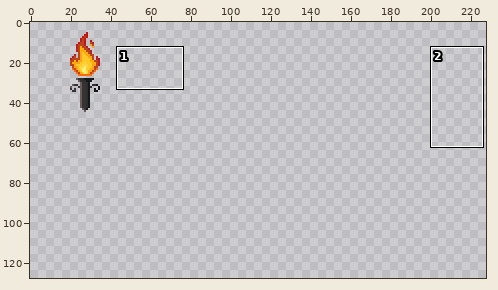
Edited in one commit: pixel-art file (lead/sprites/suelo/Sprite-decoraciones.aseprite). Above: a wide view before the commit, with the close-up outlined.
Close-up. The starting point:
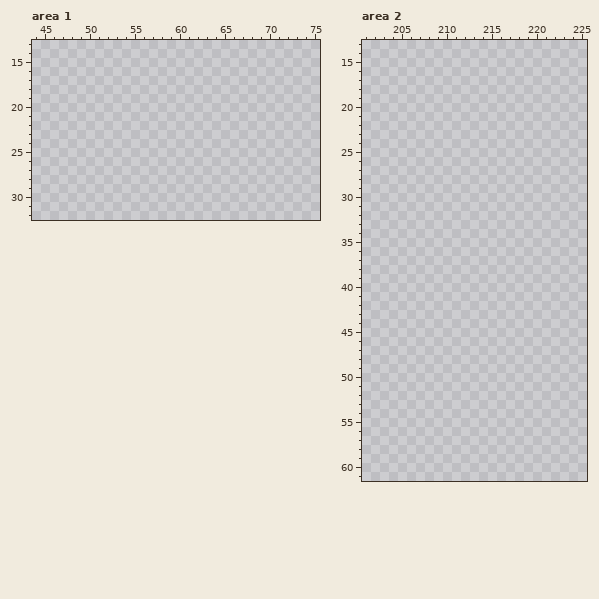
256x144 pixels, 1 frame. Colours within 5 levels of each other are drawn and written as one. Shown: area 1: x 44..75, y 13..32; area 2: x 201..225, y 13..61. The wide view leaves out empty margins. The commit also changed other parts of the picture, which this record leaves out.
After the commit:
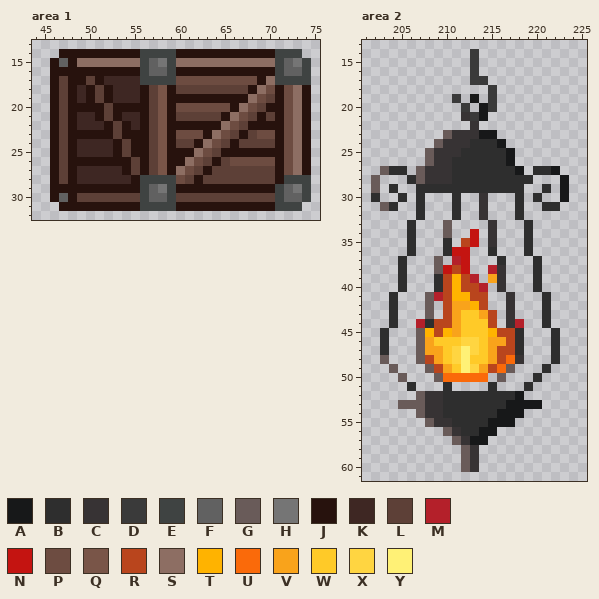
Palette (. is transparent): A #171819  B #2e2e2e  C #373334  D #3a3a3a  E #3f4342  F #616161  G #695b59  H #757575  J #27120d  K #3e2723  L #5d4037  M #b4202a  N #c41411  P #6d4c41  Q #795548  R #b9451d  S #8d6e63  T #ffb300  U #fa6a0a  V #f9a31b  W #ffca28  X #ffd541  Y #fff176
Difference:
layer "caja" added
layer "linterna 1" added
layer "linterna 2" added
Changed rows in their new state; - is an unchanged pixel.
Area 1, layer "caja":
first column x 46:
14 -JJJJJJJJJEEEEJJJJJJJJJJJEEE-
15 JFJSSSSSSSEFHESSSSSSSSSSSEFHE
16 JJJJJJJJJJEFFEJJJJJJJJJJJEFFE
17 JLJJLJKKKKEEEEPPPPPPPPPJSEEEE
18 JLJKJLJKKKJLQJLLLLLLLLJSPJPSJ
19 JLJKJLJKKKJLQJJJJJJJJJSPLJPSJ
20 JLJJJJLJJJJLQJPPPPPPJSPLJJPSJ
21 JLJKKJLJKKJLQJLLLLLJSPLJLJPSJ
22 JLJKKKJLJKJLQJJJJJJSPLJJJJPSJ
23 JLJJJJJLJJJLQJPPPJSPLJLPPJPSJ
24 JLJKKKKJLJJLQJLLJSPLJLLLLJPSJ
25 JLJKKKKJLJJLQJJJSPLJJJJJJJPSJ
26 JLJJJJJJJLJLQJJSPLJLPPPPPJPSJ
27 JLJKKKKKJLJLQJSPLJLLLLLLLJPSJ
28 JLJKKKKKKJEEEEPLJLLLLLLLLJEEE
29 JJJJJJJJJJEFHEJJJJJJJJJJJEFHE
30 JFJLLLLLLLEFFELLLLLLLLLLLEFFE
31 -JJJJJJJJJEEEEJJJJJJJJJJJEEE-
Area 2, layers "linterna 2", "linterna 1":
first column x 202:
14 -----------D----------
15 -----------D----------
16 -----------D----------
17 -----------DD---------
18 -------------D--------
19 ---------D-A-D--------
20 ----------D-AD--------
21 ----------CDA---------
22 -----------C----------
23 --------GCCCAA--------
24 -------GCCCBBBA-------
25 ------GCCCBBBBBA------
26 ------GCCBBBBBBA------
27 -GBB-GCCCBBBBBBBA-BBA-
28 G---BGCCCBBBBBBBBB---A
29 G-B--BBBBBBBBBBBB--B-A
30 B--B-B---B--C---B-B--A
31 -GB--B---B--C---B--BB-
32 -----B---B--C---B-----
33 ----B---G----C---B----
34 ----B---G--N-C---B----
35 ----B---B-RN-C---B----
36 ----B---BNN--B---B----
37 ---B---G-MN---B---B---
38 ---B---GNRN--MC---B---
39 ---B---BRTRM-VC---B---
40 ---B---BRTRRM-C---B---
41 --B---GMRTTRR--C---B--
42 --B---G-RVVTR--C---B--
43 --B---G-RVWWVR-C---B--
44 --B--MBRRVWWWR-CM--B--
45 -B---GTRTVWWWTRRB---B-
46 -B---GVWWWXXWVVRB---B-
47 -B---GVVWXYXWVRRB---B-
48 -G---GRVWXYWWVRUC---B-
49 --G---GRVWYXVRUG---B--
50 ---G---GUUUUU-G---B---
51 ----B---B----B---B----
52 -----GCCBBBBBBBBA-----
53 ---GGGCCBBBBBBBAAAA---
54 -----GCCBBBBBBAAA-----
55 ------GCCBBBBAAA------
56 --------GCBBAA--------
57 ---------GCAA---------
58 ----------GC----------
59 ----------GC----------
60 ----------GC----------
Where, in picture pixels (left, top, right, bottom), the same in both close-ups:
added: (50, 49, 311, 211)
added: (371, 49, 569, 472)
